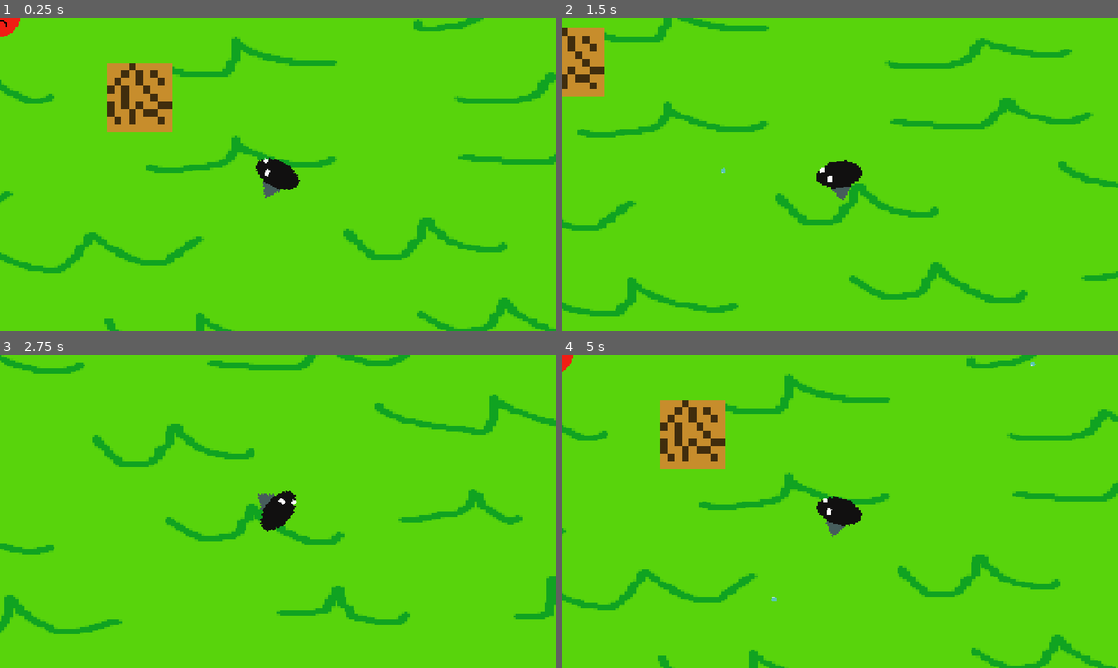
Above: before the commit, frames 1-4 (two rows, left to right).
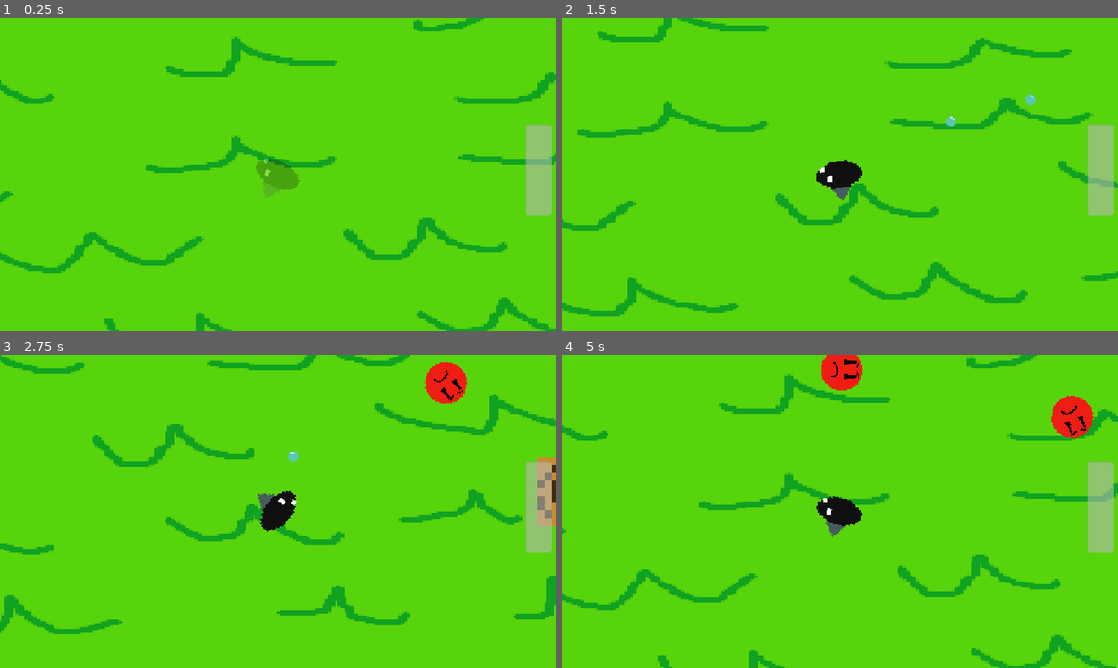
Above: after the commit, the same moments.

Repository: rohan-pandurangi/bounce-back-game
Game: Godot game, scene res://scenes/world.tscn
Two runs of this game, one before a commit and one after it. Both use one fixed random seed, a clock stepped at 60 frames per second and the inputs below. This scene is started directly instead of the project's main scene.
Inputs (mouse positions are in pixels of both pictures, inside the frame that each line leads up to):
- Up to frame 1 (0.25 s): no input
- Up to frame 2 (1.5 s): tap Enter at 0.5 s; move the mouse to (962, 158) at 0.52 s; press the mouse at (962, 158) at 0.53 s; hold D (move_right) 0.53-1.28 s; move the mouse to (728, 190) at 1.27 s; release the mouse at (728, 190) at 1.28 s; hold S (move_down) from 1.28 s (still down); click (728, 190) at 1.35 s
- Up to frame 3 (2.75 s): move the mouse to (333, 442) at 2.02 s; release S (move_down) at 2.03 s; press the mouse at (333, 442) at 2.03 s; hold D (move_right) from 2.03 s (still down)
- Up to frame 4 (5 s): move the mouse to (812, 574) at 2.77 s; release D (move_right) at 2.78 s; release the mouse at (812, 574) at 2.78 s; hold W (move_up) 2.78-3.53 s; click (812, 574) at 2.85 s; move the mouse to (1006, 558) at 3.52 s; press the mouse at (1006, 558) at 3.53 s; hold A (move_left) from 3.53 s (still down); move the mouse to (673, 464) at 4.27 s; release the mouse at (673, 464) at 4.28 s; click (673, 464) at 4.35 s

The runs differ from the first frame. In frame 1, 4.8% of the frame differs, in the area x 0-100%, y 0-64%; in frame 2, 3.2%; in frame 3, 2.4%; in frame 4, 5.6%, in the area x 0-100%, y 0-79%.

Commit message:
health bar
added loads of stuff. close to deadline. lock in

Diff:
--- a/project.godot
+++ b/project.godot
@@ -22,6 +22,10 @@
 window/size/mode=4
 window/stretch/mode="canvas_items"
 window/stretch/aspect="expand"
+
+[global_group]
+
+player=""
 
 [input]
 
--- a/scenes/ball.tscn
+++ b/scenes/ball.tscn
@@ -4,7 +4,7 @@
 [ext_resource type="Script" uid="uid://d2nwttclscudh" path="res://scripts/ball.gd" id="1_cxlvu"]
 
 [sub_resource type="CircleShape2D" id="CircleShape2D_cxlvu"]
-radius = 6.0
+radius = 11.045361
 
 [node name="ball" type="CharacterBody2D" unique_id=1881543584]
 collision_layer = 0
@@ -13,7 +13,8 @@
 
 [node name="Sprite2D" type="Sprite2D" parent="." unique_id=1306204324]
 texture_filter = 1
-position = Vector2(7, 6)
+position = Vector2(14, 12)
+scale = Vector2(2, 2)
 texture = ExtResource("1_7s4qf")
 
 [node name="CollisionShape2D" type="CollisionShape2D" parent="." unique_id=449864164]
--- a/scenes/box.tscn
+++ b/scenes/box.tscn
@@ -10,7 +10,7 @@
 
 [node name="Sprite2D" type="Sprite2D" parent="." unique_id=1095672572]
 texture_filter = 1
-position = Vector2(158.00002, 309)
+position = Vector2(158.99998, 308)
 scale = Vector2(16.725342, 17.611788)
 texture = ExtResource("1_3inec")
 
--- a/scenes/player.tscn
+++ b/scenes/player.tscn
@@ -42,4 +42,8 @@
 [node name="firepos" type="Node2D" parent="." unique_id=2032278414]
 position = Vector2(38, 0)
 
+[node name="fireCooldown" type="Timer" parent="." unique_id=1047788184]
+wait_time = 0.5
+
 [connection signal="body_entered" from="hitbox" to="." method="_on_hitbox_body_entered"]
+[connection signal="timeout" from="fireCooldown" to="." method="_on_fire_cooldown_timeout"]
--- /dev/null
+++ b/scenes/spawner.tscn
@@ -0,0 +1,12 @@
+[gd_scene format=3 uid="uid://c60h3asqmad1p"]
+
+[ext_resource type="Script" uid="uid://cl1onei5jf43m" path="res://scripts/spawner.gd" id="1_2vbf6"]
+
+[node name="spawner" type="Node2D" unique_id=627668832]
+script = ExtResource("1_2vbf6")
+
+[node name="Timer" type="Timer" parent="." unique_id=390061734]
+wait_time = 1.0
+autostart = true
+
+[connection signal="timeout" from="Timer" to="." method="_on_timer_timeout"]
--- a/scenes/title_screen.tscn
+++ b/scenes/title_screen.tscn
@@ -53,7 +53,7 @@
 offset_top = 460.0
 offset_right = 1165.0
 offset_bottom = 543.0
-text = "OPTIONS"
+text = "OPTIONS (DOES NOTHING LOL)"
 
 [node name="exit" type="Button" parent="buttonManager/options" unique_id=1889329969]
 layout_mode = 0
--- a/scenes/world.tscn
+++ b/scenes/world.tscn
@@ -2,9 +2,10 @@
 
 [ext_resource type="Texture2D" uid="uid://bkvyjjigvdjmx" path="res://assets/textures/background1.png" id="1_4wyf3"]
 [ext_resource type="Script" uid="uid://ceydk6sd8s0p6" path="res://scripts/world.gd" id="1_71j4m"]
-[ext_resource type="PackedScene" uid="uid://dulqh1yimywfm" path="res://scenes/box.tscn" id="1_nnsk1"]
 [ext_resource type="PackedScene" uid="uid://08vsefbp3lpi" path="res://scenes/player.tscn" id="2_rwgxs"]
-[ext_resource type="PackedScene" uid="uid://clcgtc0ubfbst" path="res://scenes/enemy.tscn" id="4_k0juu"]
+[ext_resource type="PackedScene" uid="uid://c60h3asqmad1p" path="res://scenes/spawner.tscn" id="5_71j4m"]
+[ext_resource type="PackedScene" path="res://scenes/world_reset.tscn" id="6_reset"]
+[ext_resource type="Script" uid="uid://b7xrq6l1e4gr7" path="res://scripts/player_health_bar.gd" id="7_i7141"]
 
 [sub_resource type="QuadMesh" id="QuadMesh_ol23p"]
 
@@ -32,13 +33,8 @@
 texture = ExtResource("1_4wyf3")
 metadata/_edit_lock_ = true
 
-[node name="player" parent="." unique_id=1985773387 instance=ExtResource("2_rwgxs")]
+[node name="player" parent="." unique_id=1985773387 groups=["player"] instance=ExtResource("2_rwgxs")]
 position = Vector2(641, 363)
-
-[node name="box" parent="." unique_id=37761909 instance=ExtResource("1_nnsk1")]
-position = Vector2(323, 185)
-
-[node name="enemy" parent="." unique_id=1130908651 instance=ExtResource("4_k0juu")]
 
 [node name="mainCamera" type="Camera2D" parent="." unique_id=655223851]
 
@@ -59,3 +55,24 @@
 [node name="bottomwall" type="CollisionShape2D" parent="WorldBoundary" unique_id=1001985075]
 position = Vector2(2584, 357)
 shape = SubResource("RectangleShape2D_ntl8j")
+
+[node name="spawner" parent="." unique_id=627668832 instance=ExtResource("5_71j4m")]
+
+[node name="worldReset" parent="." unique_id=2091635679 instance=ExtResource("6_reset")]
+
+[node name="CanvasLayer" type="CanvasLayer" parent="." unique_id=514754289]
+
+[node name="playerHealthBar" type="ProgressBar" parent="CanvasLayer" unique_id=1567717860]
+offset_left = 1210.0
+offset_top = 454.0
+offset_right = 1418.2727
+offset_bottom = 513.7273
+rotation = 4.712389
+max_value = 3.0
+step = 1.0
+show_percentage = false
+script = ExtResource("7_i7141")
+
+[node name="XPbar" type="TextureProgressBar" parent="CanvasLayer" unique_id=454149467]
+offset_right = 40.0
+offset_bottom = 40.0
--- /dev/null
+++ b/scenes/world_reset.tscn
@@ -0,0 +1,6 @@
+[gd_scene format=3]
+
+[ext_resource type="Script" path="res://scripts/world_reset.gd" id="1"]
+
+[node name="worldReset" type="Node2D"]
+script = ExtResource("1")
--- a/scripts/ball.gd
+++ b/scripts/ball.gd
@@ -3,8 +3,9 @@
 var pos: Vector2
 var rota: float
 var dir: float
+var dmg: int = 1
 
-var speed: float = 2000.0
+var speed: float = 750.0
 var bounce_count: int = 0
 
 
@@ -26,11 +27,10 @@
 	var body = collision.get_collider()
 
 	if body is enemy:
-		body.take_damage(1)
-		queue_free()
-		return
+		body.take_damage(dmg)
 
-	if body is CharacterBody2D:
+
+	if body is player:
 		queue_free()
 		return
 
--- a/scripts/enemy.gd
+++ b/scripts/enemy.gd
@@ -1,3 +1,4 @@
+
 extends CharacterBody2D
 
 class_name enemy
@@ -5,10 +6,20 @@
 var Player: player = null
 
 var speed: float = 100.0
-
 var health: int = 3
 
 var direction: Vector2 = Vector2.ZERO
+
+var knockback_velocity: Vector2 = Vector2.ZERO
+var knockback_strength: float = 900.0
+var knockback_friction: float = 1500.0
+
+var invincibility_timer: float = 0.0
+const INVINCIBILITY_DURATION: float = 0.3
+
+var flash_timer: float = 0.0
+var flash_visible: bool = false
+const FLASH_INTERVAL: float = 0.05
 
 
 func _ready() -> void:
@@ -20,7 +31,23 @@
 		look_at(Player.global_position)
 
 
-func _physics_process(_delta: float) -> void:
+func _physics_process(delta: float) -> void:
+
+	if invincibility_timer > 0.0:
+		invincibility_timer -= delta
+		flash_timer += delta
+
+		if flash_timer >= FLASH_INTERVAL:
+			flash_timer = 0.0
+			flash_visible = not flash_visible
+
+			modulate.a = 0.25 if flash_visible else 1.0
+
+		if invincibility_timer <= 0.0:
+			invincibility_timer = 0.0
+			modulate.a = 1.0
+			flash_visible = false
+
 	if Player != null and not Player.is_dead:
 		var enemy_to_player = Player.global_position - global_position
 
@@ -31,13 +58,39 @@
 	else:
 		direction = Vector2.ZERO
 
-	velocity = direction * speed
+	knockback_velocity = knockback_velocity.move_toward(
+		Vector2.ZERO,
+		knockback_friction * delta
+	)
+
+	velocity = direction * speed + knockback_velocity
 	move_and_slide()
 
 
-func take_damage(amount: int = 1) -> void:
+func take_damage(amount: int = 1, hit_position: Vector2 = Vector2.ZERO) -> void:
+
+	if invincibility_timer > 0.0:
+		return
+
 	health -= amount
 	print(name, " health: ", health)
+
+	var knockback_direction = global_position - hit_position
+
+	if hit_position == Vector2.ZERO or knockback_direction.length_squared() < 0.001:
+		knockback_direction = -direction
+
+	if knockback_direction.length_squared() > 0.001:
+		knockback_direction = knockback_direction.normalized()
+	else:
+		knockback_direction = Vector2.RIGHT
+
+	knockback_velocity = knockback_direction * knockback_strength
+
+	invincibility_timer = INVINCIBILITY_DURATION
+	flash_timer = 0.0
+	flash_visible = true
+	modulate.a = 0.25
 
 	if health <= 0:
 		print(name, " defeated")
--- a/scripts/player.gd
+++ b/scripts/player.gd
@@ -3,6 +3,8 @@
 class_name player
 
 signal died
+
+signal healthChanged
 
 @onready var camera_remote_transform: RemoteTransform2D = $cameraRemoteTransform
 @onready var player_sprite: Sprite2D = $body
@@ -10,9 +12,11 @@
 
 var speed: float = 400.0
 
+var isReady: bool = true
+
 var player_health: int = 3
 
-var invulnerability_time: float = 0.0
+var invulnerability_time: float = 0.5
 const INVULNERABILITY_DURATION: float = 1.0
 const KNOCKBACK_STRENGTH: float = 650.0
 const KNOCKBACK_FRICTION: float = 1800.0
@@ -36,7 +40,9 @@
 
 	look_at(get_global_mouse_position())
 
-	if Input.is_action_just_pressed("shoot"):
+	if Input.is_action_pressed("shoot") and isReady:
+		isReady = false
+		$fireCooldown.start()
 		fire()
 
 	if Input.is_action_just_pressed("quit"):
@@ -49,6 +55,7 @@
 		return
 
 	_update_invulnerability(delta)
+	healthChanged.emit()
 
 	var move_dir = Vector2(
 		Input.get_axis("move_left", "move_right"),
@@ -102,6 +109,7 @@
 func take_damage(source: Node2D) -> void:
 	if is_dead or invulnerability_time > 0.0:
 		return
+	healthChanged.emit()
 
 	player_health -= 1
 	print("Player health: ", player_health)
@@ -120,6 +128,7 @@
 		velocity = Vector2.ZERO
 		print("Player died. Respawning...")
 		died.emit()
+		healthChanged.emit()
 
 
 func _on_hitbox_body_entered(body: Node2D) -> void:
@@ -133,3 +142,8 @@
 	bullet.pos = $firepos.global_position
 	bullet.rota = global_rotation
 	get_parent().add_child(bullet)
+
+
+
+func _on_fire_cooldown_timeout() -> void:
+	isReady = true # Replace with function body.
--- /dev/null
+++ b/scripts/player_health_bar.gd
@@ -0,0 +1,17 @@
+extends ProgressBar
+
+@onready var player = get_tree().get_first_node_in_group("player")
+
+
+func update():
+	value = player.player_health
+
+# Called when the node enters the scene tree for the first time.
+func _ready() -> void:
+	player.healthChanged.connect(update)
+	update() # Replace with function body.
+
+
+# Called every frame. 'delta' is the elapsed time since the previous frame.
+func _process(delta: float) -> void:
+	pass
--- /dev/null
+++ b/scripts/spawner.gd
@@ -0,0 +1,69 @@
+
+extends Node2D
+
+@onready var enemy_scene = preload("res://scenes/enemy.tscn")
+
+@export var spawn_margin: float = 50.0
+
+var rng = RandomNumberGenerator.new()
+
+
+func _ready() -> void:
+	rng.randomize()
+
+
+func _on_timer_timeout() -> void:
+	spawn_enemy()
+
+
+func spawn_enemy() -> void:
+	var camera = get_viewport().get_camera_2d()
+
+	if camera == null:
+		push_warning("No active Camera2D found!")
+		return
+
+	var viewport_size = get_viewport_rect().size
+	var half_size = viewport_size / (2.0 * camera.zoom)
+
+	var camera_center = camera.get_screen_center_position()
+
+	var spawn_position = Vector2.ZERO
+
+	var side = rng.randi_range(0, 3)
+
+	match side:
+		0: # Top
+			spawn_position.x = rng.randf_range(
+				camera_center.x - half_size.x,
+				camera_center.x + half_size.x
+			)
+			spawn_position.y = camera_center.y - half_size.y - spawn_margin
+
+		1: # Bottom
+			spawn_position.x = rng.randf_range(
+				camera_center.x - half_size.x,
+				camera_center.x + half_size.x
+			)
+			spawn_position.y = camera_center.y + half_size.y + spawn_margin
+
+		2: # Left
+			spawn_position.x = camera_center.x - half_size.x - spawn_margin
+			spawn_position.y = rng.randf_range(
+				camera_center.y - half_size.y,
+				camera_center.y + half_size.y
+			)
+
+		3: # Right
+			spawn_position.x = camera_center.x + half_size.x + spawn_margin
+			spawn_position.y = rng.randf_range(
+				camera_center.y - half_size.y,
+				camera_center.y + half_size.y
+			)
+
+	var ene = enemy_scene.instantiate()
+	ene.add_to_group("enemies")
+
+	get_parent().add_child(ene)
+
+	ene.global_position = spawn_position
--- a/scripts/world.gd
+++ b/scripts/world.gd
@@ -2,6 +2,7 @@
 
 @onready var player = $player
 @onready var main_camera = $mainCamera
+@onready var world_reset = $worldReset
 
 var respawn_pending: bool = false
 
@@ -9,6 +10,7 @@
 func _ready() -> void:
 	player.died.connect(_on_player_died)
 	player.camera_remote_transform.remote_path = main_camera.get_path()
+	world_reset.reset_world(player)
 
 
 func _on_player_died() -> void:
@@ -16,10 +18,10 @@
 		return
 
 	respawn_pending = true
-	print("Game over. Respawning in 3 seconds.")
-
+	print("Game over. Resetting world in 3 seconds.")
 	get_tree().create_timer(3.0).timeout.connect(_respawn)
 
 
 func _respawn() -> void:
-	get_tree().reload_current_scene()
+	world_reset.reset_world(player)
+	respawn_pending = false
--- /dev/null
+++ b/scripts/world_reset.gd
@@ -0,0 +1,73 @@
+extends Node2D
+## Handles a complete arena reset without reloading the scene.
+
+@export var wall_count: int = 8
+@export var arena_center: Vector2 = Vector2(641, 363)
+@export var arena_half_size: Vector2 = Vector2(1850, 1020)
+@export var safe_radius_from_center: float = 320.0
+@export var wall_spacing: float = 220.0
+
+const WALL_SCENE: PackedScene = preload("res://scenes/box.tscn")
+
+var rng := RandomNumberGenerator.new()
+var generated_walls: Array[Node2D] = []
+
+
+func _ready() -> void:
+    rng.randomize()
+
+
+func reset_world(target_player: Node2D) -> void:
+    # Remove every enemy currently in the arena.
+    for enemy_node in get_tree().get_nodes_in_group("enemies"):
+        if is_instance_valid(enemy_node):
+            enemy_node.queue_free()
+
+    # Remove walls from the previous round.
+    for wall in generated_walls:
+        if is_instance_valid(wall):
+            wall.queue_free()
+    generated_walls.clear()
+
+    # Return the player to the middle and restore the starting state.
+    target_player.global_position = arena_center
+    var player_node := target_player as player
+    if player_node != null:
+        player_node.velocity = Vector2.ZERO
+        player_node.knockback_velocity = Vector2.ZERO
+        player_node.player_health = 3
+        player_node.is_dead = false
+        player_node.invulnerability_time = 0.5
+
+    _generate_walls()
+
+
+func _generate_walls() -> void:
+    var placed_positions: Array[Vector2] = []
+    var attempts := 0
+    var max_attempts := wall_count * 20
+
+    while generated_walls.size() < wall_count and attempts < max_attempts:
+        attempts += 1
+        var candidate := Vector2(
+            rng.randf_range(arena_center.x - arena_half_size.x, arena_center.x + arena_half_size.x),
+            rng.randf_range(arena_center.y - arena_half_size.y, arena_center.y + arena_half_size.y)
+        )
+
+        # Keep the central spawn area clear and avoid stacking walls.
+        if candidate.distance_to(arena_center) < safe_radius_from_center:
+            continue
+
+        var too_close := false
+        for existing_position in placed_positions:
+            if candidate.distance_to(existing_position) < wall_spacing:
+                too_close = true
+                break
+        if too_close:
+            continue
+
+        var wall := WALL_SCENE.instantiate() as Node2D
+        get_parent().add_child(wall)
+        wall.global_position = candidate
+        generated_walls.append(wall)
+        placed_positions.append(candidate)
Binary file added: assets/textures/1_third_hp.png
Not shown, added: assets/textures/1_third_hp.png.import
Binary file added: assets/textures/2_thirds_hp.png
Not shown, added: assets/textures/2_thirds_hp.png.import
Binary file added: assets/textures/Full_hp.png
Not shown, added: assets/textures/Full_hp.png.import
Binary file added: assets/textures/Player_HP_1_of_5.png
Not shown, added: assets/textures/Player_HP_1_of_5.png.import
Binary file added: assets/textures/Player_HP_2_of_5.png
Not shown, added: assets/textures/Player_HP_2_of_5.png.import
Binary file added: assets/textures/Player_HP_3_of_5.png
Not shown, added: assets/textures/Player_HP_3_of_5.png.import
(and 7 more such lines)
